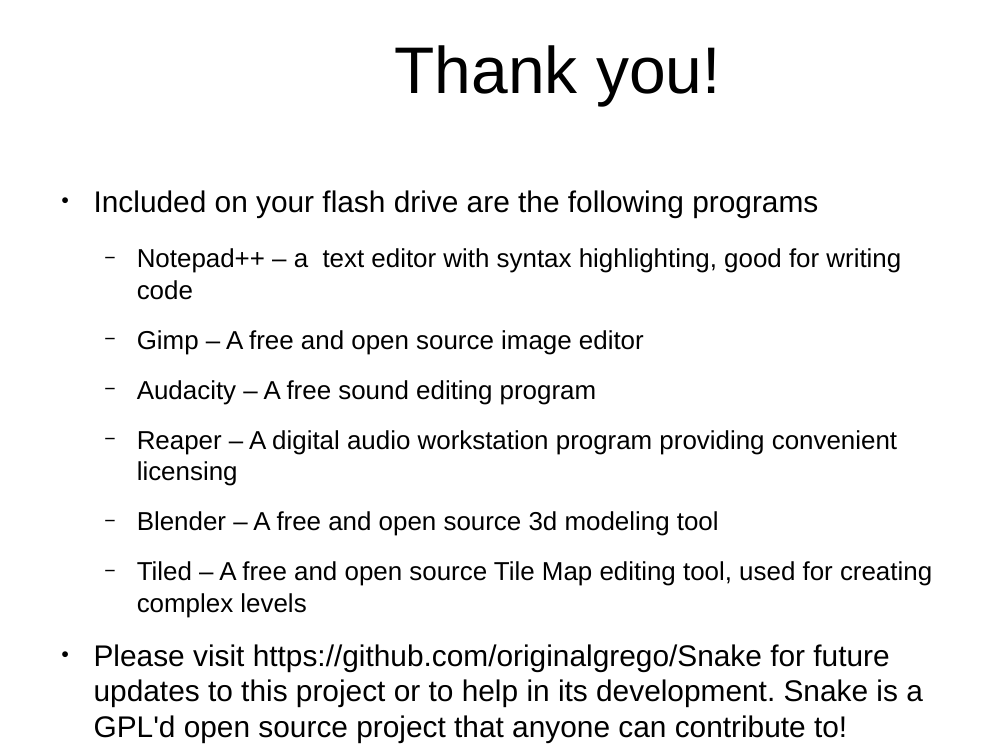
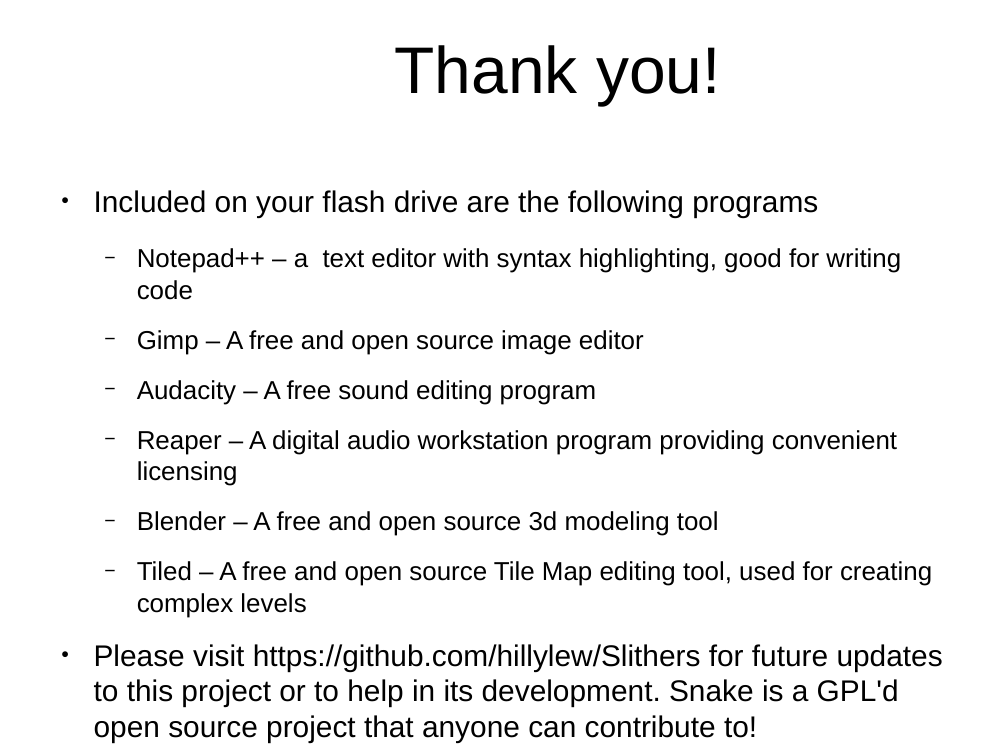
Before and after one commit to originalgrego/Slithers, a slide deck: slide 25 of Slithers - Explorathon 2018.odp. Drawn at 1008x756 pixels with LibreOffice and Linux fonts; fonts in the diff are those of the drawing; background and template pictures are left out. Boxes give left, top, right and bottom in pixels: in the first picture for what was removed or moved away, otherwise in the second. Text is boxed around its words. In the diff, an @@ line names an element or a change of style, - is before the commit and + after.

Commit message:
Updating all references from Snake to Slithers, updating README to link to live demo

```diff
--- a/Slithers - Explorathon 2018.odp
+++ b/Slithers - Explorathon 2018.odp
@@ text at <box>94,644,943,743</box>: text changed @@
-● Please visit https://github.com/originalgrego/Snake for future updates to this project or to help in its development. Snake is a GPL'd open source project that anyone can contribute to!
+● Please visit https://github.com/hillylew/Slithers for future updates to this project or to help in its development. Snake is a GPL'd open source project that anyone can contribute to!
```
Also in this commit, not shown: 1 other slide changed, 1 other file.
